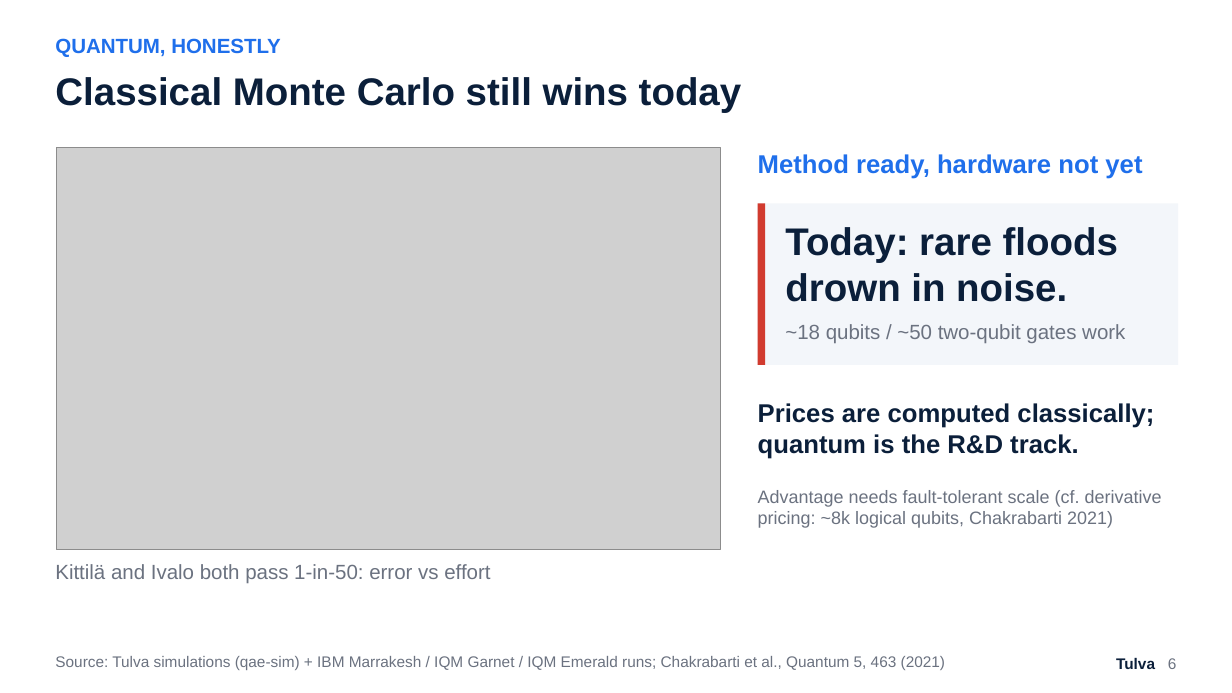
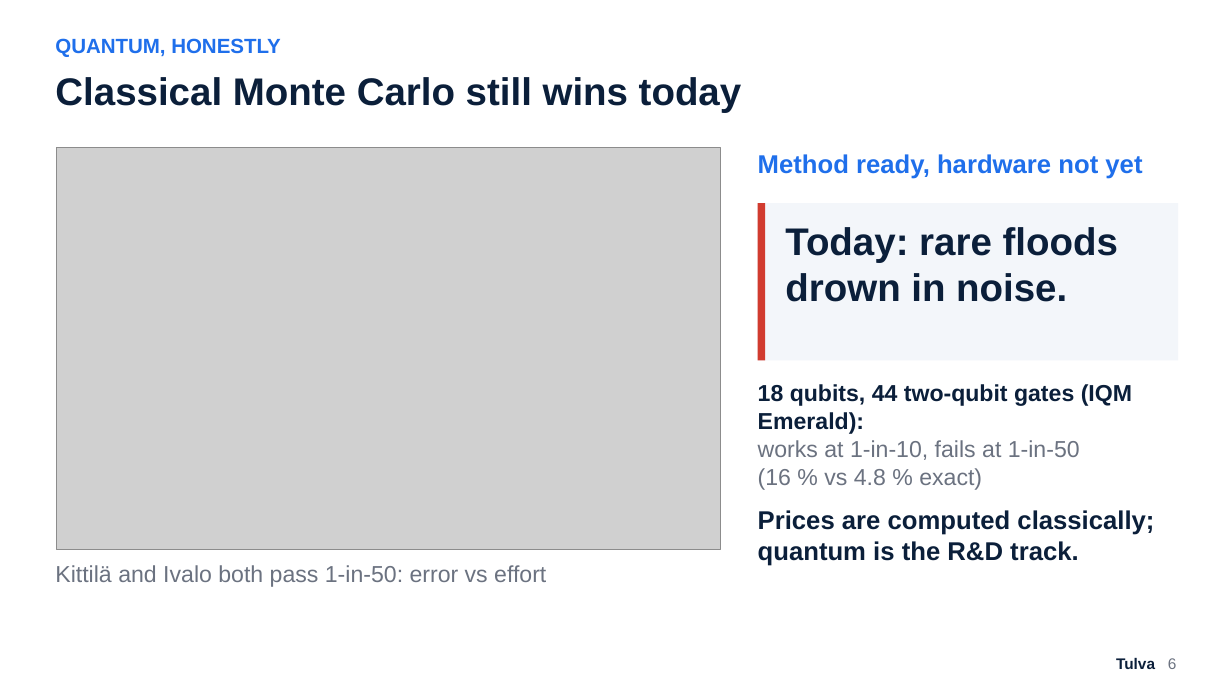
Before and after one commit to Zawaer/tulva, a slide deck: slide 6 of deck/Tulva_QxF2026.pptx. Drawn at 1232x693 pixels with LibreOffice and Linux fonts; fonts in the diff are those of the drawing; grey boxes stand for pictures. Boxes give left, top, right and bottom in pixels: in the first picture for what was removed or moved away, otherwise in the second. Text is boxed around its words. In the diff, an @@ line names an element or a change of style, - is before the commit and + after.

```diff
--- a/deck/Tulva_QxF2026.pptx
+++ b/deck/Tulva_QxF2026.pptx
@@ rectangle: place and size @@
-rectangle at bbox=[758, 203, 1178, 365]
+rectangle at bbox=[758, 203, 1178, 360]
@@ rectangle: place and size @@
-rectangle at bbox=[758, 203, 765, 365]
+rectangle at bbox=[758, 203, 765, 360]
@@ text at bbox=[758, 384, 1132, 490]: text changed; size 16 to 18 pt @@
-~18 qubits / ~50 two-qubit gates work
+18 qubits, 44 two-qubit gates (IQM Emerald):
+works at 1-in-10, fails at 1-in-50
+(16 % vs 4.8 % exact)
@@ text "Prices are computed classically; quantum ...": place and size @@
-text "Prices are computed classically; quantum ..." at bbox=[758, 403, 1154, 459]
+text "Prices are computed classically; quantum ..." at bbox=[758, 510, 1154, 566]
@@ text removed at bbox=[758, 490, 1162, 528] @@
-Advantage needs fault-tolerant scale (cf. derivative pricing: ~8k logical qubits, Chakrabarti 2021)
@@ text "Kittilä and Ivalo both pass ..." at bbox=[55, 565, 546, 587]: size 16 to 18 pt @@
@@ text removed at bbox=[55, 656, 945, 670] @@
-Source: Tulva simulations (qae-sim) + IBM Marrakesh / IQM Garnet / IQM Emerald runs; Chakrabarti et al., Quantum 5, 463 (2021)
```
Also in this commit, not shown: 5 other slides changed, 1 slide added, 30 other files.
